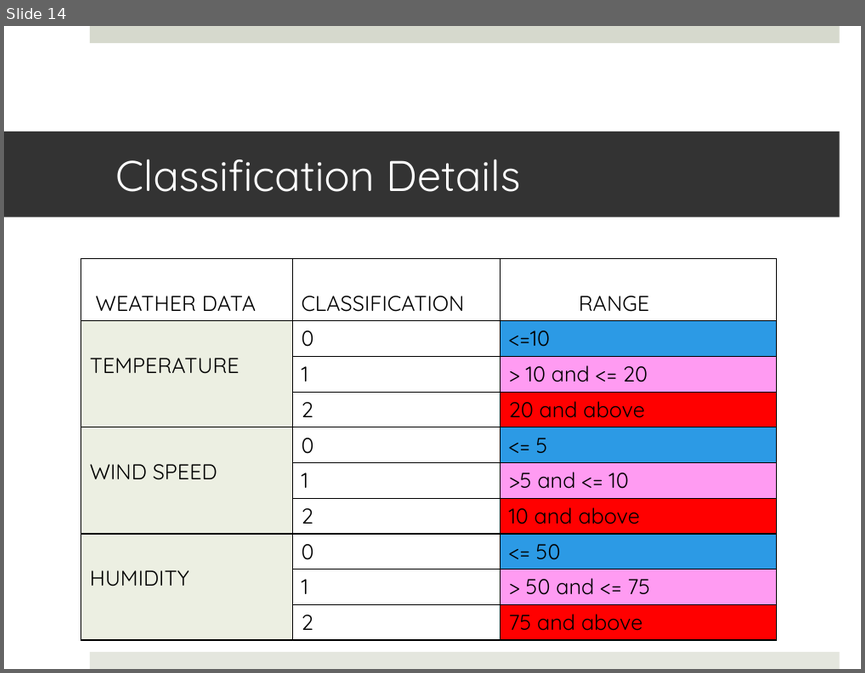
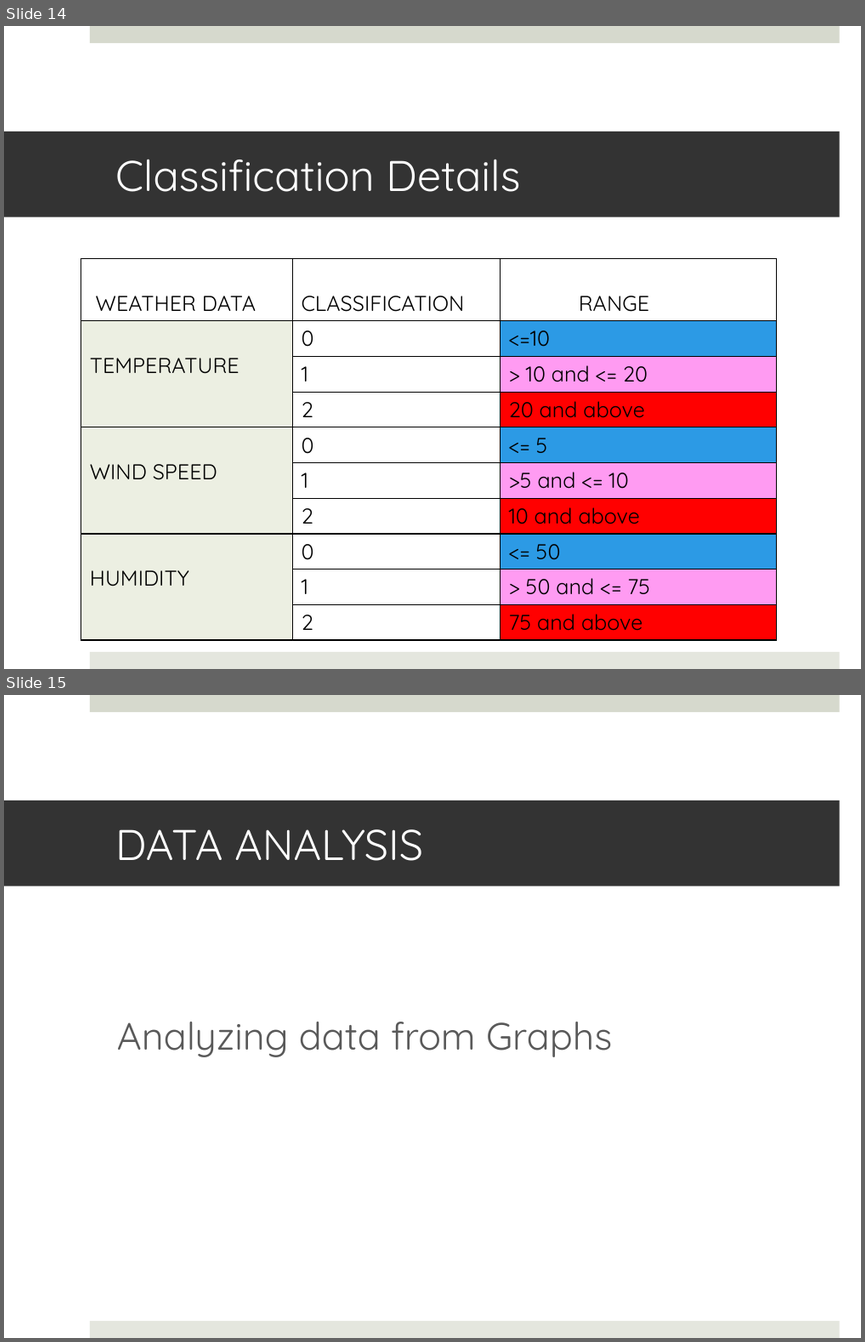
Before and after one commit to sasmita/QuantumLight, a slide deck: QL_Presentation1.pptx. Shown one above the other, each under a label of ours: slide 14 before the commit, slides 14 and 15 after it. The pictures are 865x673 and 865x1342 pixels, drawn with LibreOffice and Linux fonts; fonts in the diff are those of the drawing. Boxes give left, top, right and bottom in pixels: in the first picture for what was removed or moved away, otherwise in the second. Text is boxed around its words. In the diff, an @@ line names an element or a change of style, - is before the commit and + after.

```diff
--- a/QL_Presentation1.pptx
+++ b/QL_Presentation1.pptx
@@ slide 15 added at [4,695,861,1338], background #FFFFFF; not listed: 2 template elements that a slide beside it also shows @@
@@ title added at [4,800,840,886], fill #333333, 36 pt, text #FFFFFF @@
+DATA ANALYSIS
@@ text added at [117,1021,612,1057], 32 pt, text #595959 @@
+Analyzing data from Graphs
```
Also in this commit, not shown: 2 other files.
